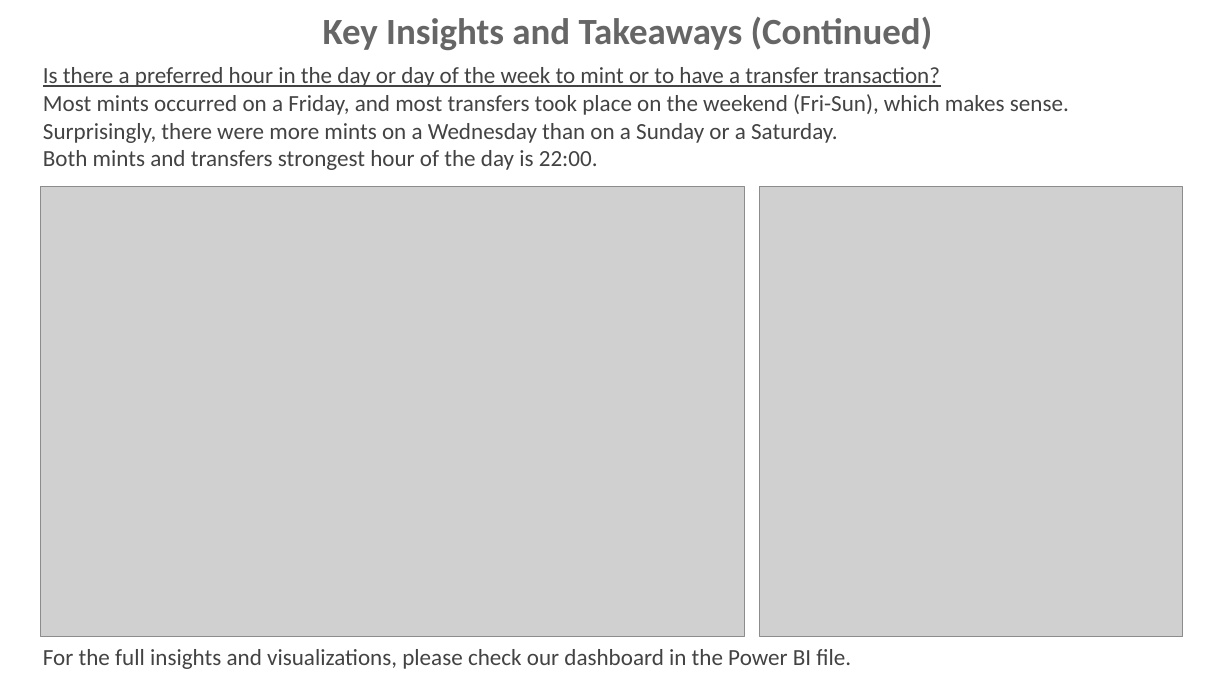
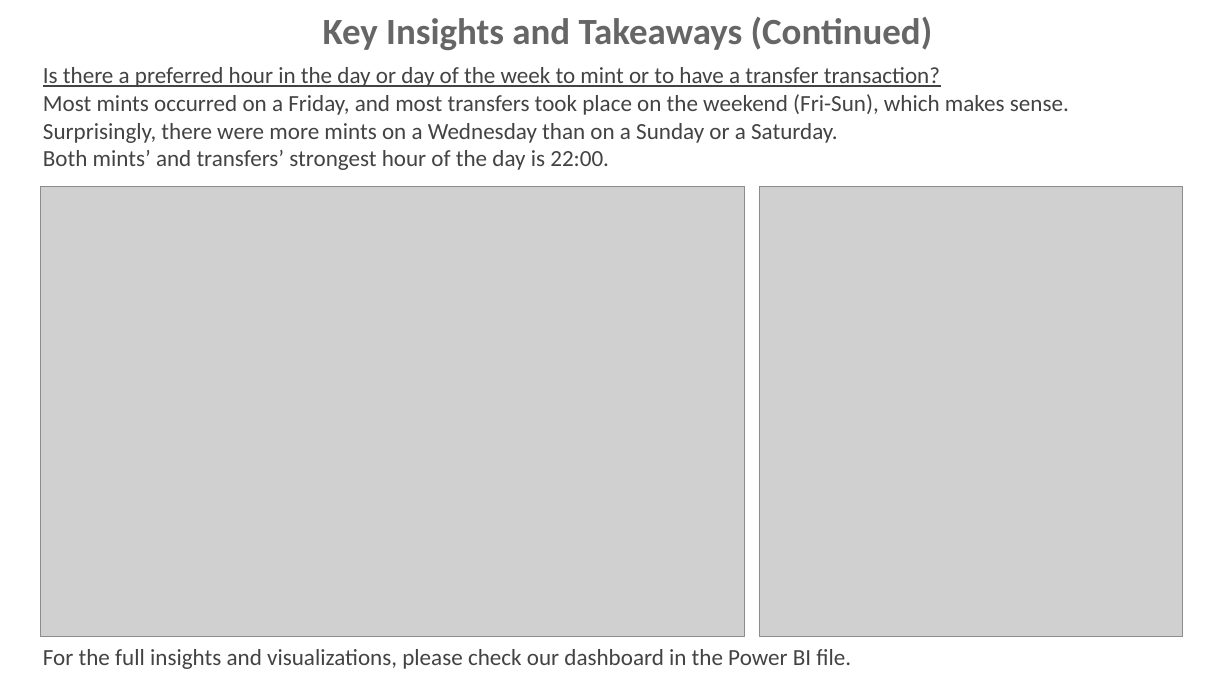
Before and after one commit to NFT-Data-Analysis/NFT-Project, a slide deck: slide 13 of nft.pptx. Drawn at 1232x693 pixels with LibreOffice and Linux fonts; fonts in the diff are those of the drawing; grey boxes stand for pictures. Boxes give left, top, right and bottom in pixels: in the first picture for what was removed or moved away, otherwise in the second. Text is boxed around its words. In the diff, an @@ line names an element or a change of style, - is before the commit and + after.

Commit message:
A review of our analysis
Key insights and takeaways, and information regarding the team members, project stages and the dataset.

```diff
--- a/nft.pptx
+++ b/nft.pptx
@@ text at (x1=43, y1=150, x2=609, y2=170): text changed @@
-Both mints and transfers strongest hour of the day is 22:00.
+Both mints’ and transfers’ strongest hour of the day is 22:00.
```
